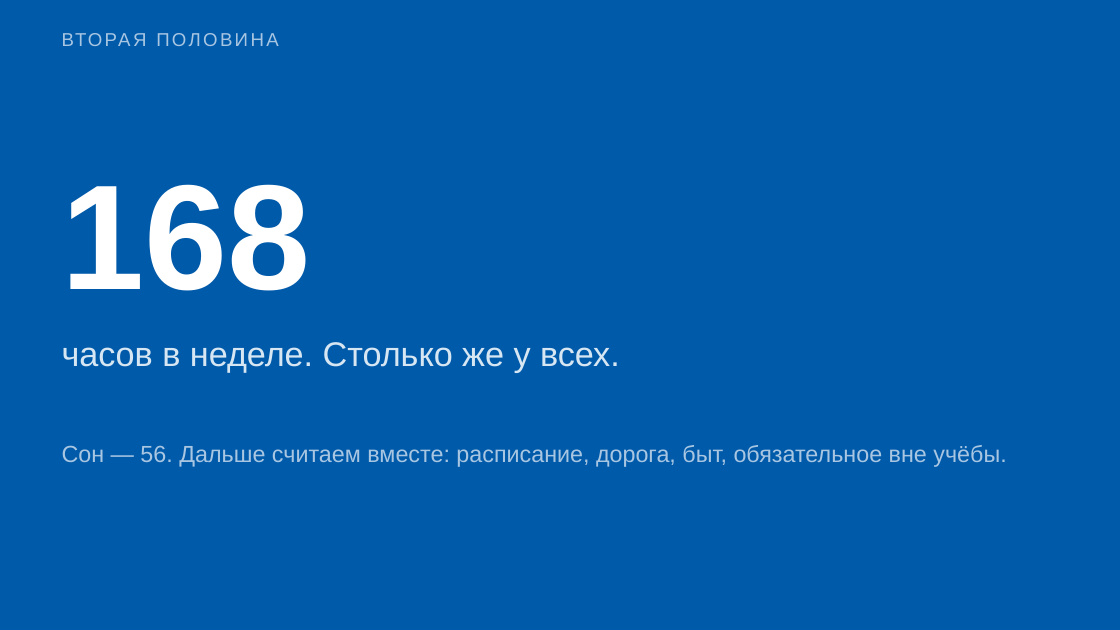
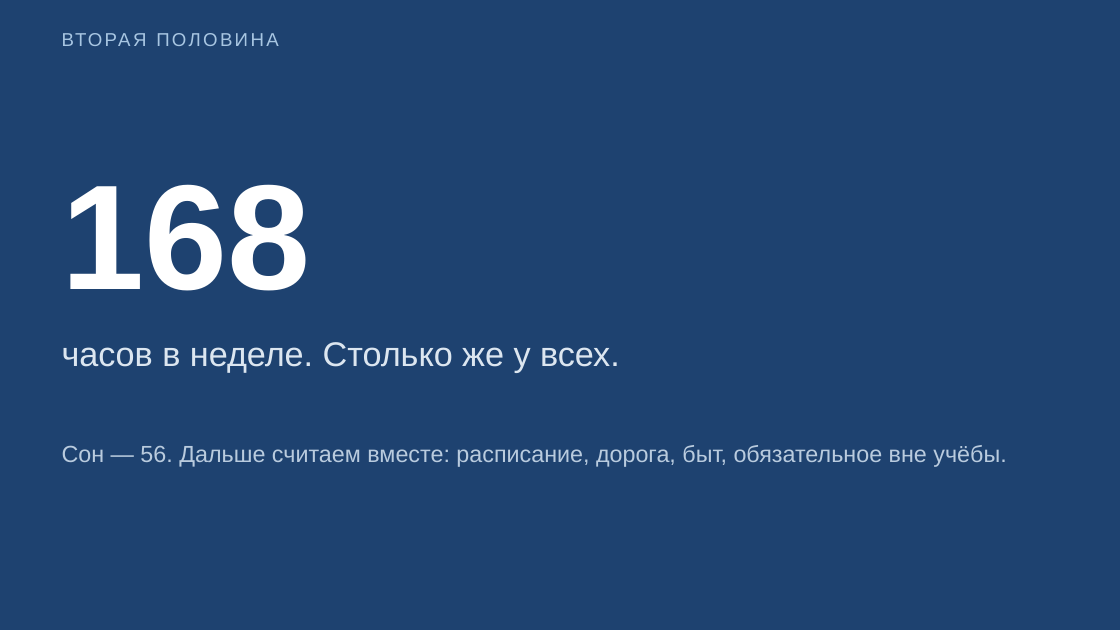
Before and after one commit to DimaMuhannad/OPD, a slide deck: slide 6 of zanyatiya/Zanyatie_02_Slaydy.pptx. Drawn at 1120x630 pixels with LibreOffice and Linux fonts; fonts in the diff are those of the drawing. Boxes give left, top, right and bottom in pixels: in the first picture for what was removed or moved away, otherwise in the second. Text is boxed around its words. In the diff, an @@ line names an element or a change of style, - is before the commit and + after.

```diff
--- a/zanyatiya/Zanyatie_02_Slaydy.pptx
+++ b/zanyatiya/Zanyatie_02_Slaydy.pptx
@@ background #005AAA to #1E4270 @@
@@ text "часов в неделе. Столько же ..." at (62,342,620,372): text colour #D6E6F2 to #DCE6F0 @@
@@ text "Сон — 56. Дальше считаем ..." at (62,445,1006,467): text colour #A8C6E2 to #B9CBDE @@
```
Also in this commit, not shown: 9 other slides changed.
